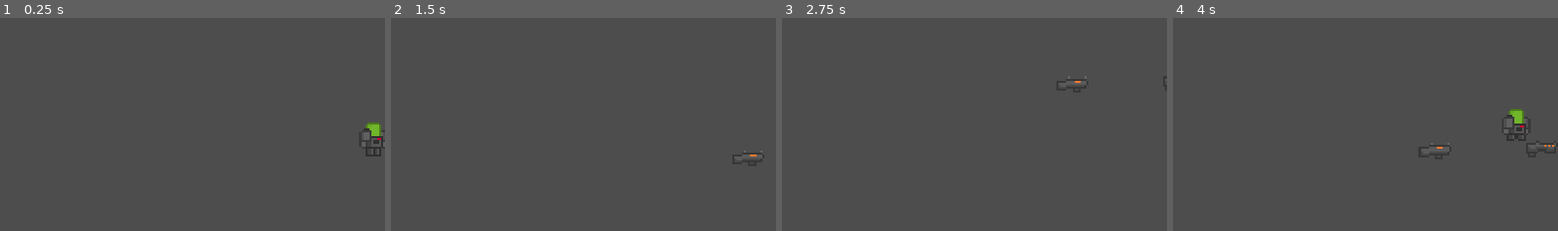
Above: before the commit, frames 1-4 (left to right).
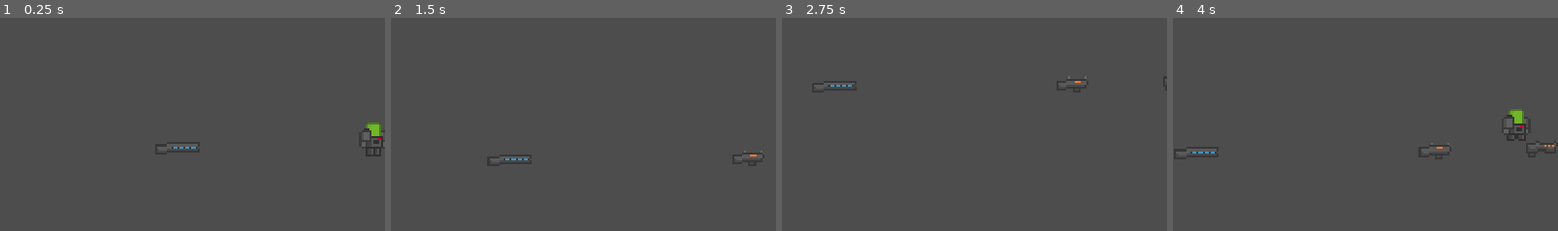
Above: after the commit, the same moments.

Repository: FlexTechDev/TheTitanProject
Game: Godot game, scene res://scenes/testing/playground.tscn
The game is run twice, just before and just after one commit, with the same random seed, the same clock (stepped at 60 frames per second) and the same inputs.
Inputs (mouse positions are % of the whole screen's width and height, from its top left):
- Up to frame 1 (0.25 s): no input
- Up to frame 2 (1.5 s): tap Enter at 0.5 s; move the mouse to (72, 46) at 0.52 s; press the mouse at (72, 46) at 0.53 s; hold D (right) 0.53-1.28 s; tap Space (jump) at 0.77 s; move the mouse to (30, 56) at 1.27 s; release the mouse at (30, 56) at 1.28 s; hold S (down) from 1.28 s (still down); tap Q (drop) at 1.35 s
- Up to frame 3 (2.75 s): tap Space (jump) at 1.52 s; click (30, 56) at 1.55 s; move the mouse to (60, 29) at 2.02 s; release S (down) at 2.03 s; hold D (right) from 2.03 s (still down); hold E (interact) from 2.03 s (still down); click (60, 29) at 2.3 s
- Up to frame 4 (4 s): move the mouse to (45, 72) at 2.77 s; release D (right) at 2.78 s; release E (interact) at 2.78 s; hold W (up) 2.78-3.53 s; click (45, 72) at 2.85 s; tap Space (jump) at 3.02, 3.77 s; move the mouse to (81, 66) at 3.52 s; press the mouse at (81, 66) at 3.53 s; hold A (left) from 3.53 s (still down)
The pictures show only the part of the screen within x 2-52%, y 21-71%; the shares and areas given below are measured in that part.

The runs differ from the first frame. In frame 1, less than 0.1% of the frame differs, in the area x 45-51%, y 60-62%; in frame 2, less than 0.1%; in frame 3, less than 0.1%; in frame 4, less than 0.1%.

Commit message:
railgun init

Diff:
--- /dev/null
+++ b/assets/vfx/particles/muzzle_flashes/blue_muzzle_flash.tscn
@@ -0,0 +1,50 @@
+[gd_scene load_steps=9 format=3 uid="uid://7o534ocnk2ct"]
+
+[ext_resource type="Script" path="res://scripts/misc/particles_destroy.gd" id="1_73qi8"]
+
+[sub_resource type="Gradient" id="Gradient_dkfgk"]
+offsets = PackedFloat32Array(0, 0.522761, 1)
+colors = PackedColorArray(0, 0.588235, 0.921569, 1, 1.92523e-07, 0.587251, 0.922342, 1, 1, 1, 1, 1)
+
+[sub_resource type="GradientTexture1D" id="GradientTexture1D_ainaj"]
+gradient = SubResource("Gradient_dkfgk")
+
+[sub_resource type="Curve" id="Curve_qnbyu"]
+min_value = -200.0
+max_value = 200.0
+_data = [Vector2(0, 200), 0.0, 0.0, 0, 0, Vector2(0.991573, -200), 0.0, 0.0, 0, 0]
+point_count = 2
+
+[sub_resource type="CurveTexture" id="CurveTexture_3q2qc"]
+curve = SubResource("Curve_qnbyu")
+
+[sub_resource type="Curve" id="Curve_8ggpm"]
+_data = [Vector2(0, 1), 0.0, 0.0, 0, 0, Vector2(0.502809, 1), 0.0, 0.0, 0, 0, Vector2(1, 0), 0.0, 0.0, 0, 0]
+point_count = 3
+
+[sub_resource type="CurveTexture" id="CurveTexture_i8y6u"]
+curve = SubResource("Curve_8ggpm")
+
+[sub_resource type="ParticleProcessMaterial" id="ParticleProcessMaterial_5jmkv"]
+particle_flag_disable_z = true
+spread = 35.0
+gravity = Vector3(0, 0, 0)
+initial_velocity_min = 70.0
+initial_velocity_max = 80.0
+orbit_velocity_min = 0.0
+orbit_velocity_max = 0.0
+linear_accel_curve = SubResource("CurveTexture_3q2qc")
+scale_curve = SubResource("CurveTexture_i8y6u")
+color_ramp = SubResource("GradientTexture1D_ainaj")
+turbulence_enabled = true
+turbulence_noise_strength = 0.2
+turbulence_noise_scale = 1.0
+
+[node name="AA12_muzzle_flash" type="GPUParticles2D"]
+emitting = false
+amount = 25
+process_material = SubResource("ParticleProcessMaterial_5jmkv")
+lifetime = 0.15
+one_shot = true
+explosiveness = 1.0
+script = ExtResource("1_73qi8")
--- a/scenes/testing/playground.tscn
+++ b/scenes/testing/playground.tscn
@@ -1,10 +1,11 @@
-[gd_scene load_steps=6 format=3 uid="uid://msij3nha7mdy"]
+[gd_scene load_steps=7 format=3 uid="uid://msij3nha7mdy"]
 
 [ext_resource type="PackedScene" uid="uid://ccf4pxcrfwi4q" path="res://scenes/player/player.tscn" id="1_yl2nx"]
 [ext_resource type="PackedScene" uid="uid://dv77u831emsml" path="res://scenes/weapons/rifles/AA12AssaultRifle.tscn" id="2_26055"]
 [ext_resource type="Environment" uid="uid://juwlww48vluh" path="res://assets/vfx/playground_environment.tres" id="3_85k8e"]
 [ext_resource type="PackedScene" uid="uid://c7bn6l80vmnm4" path="res://scenes/weapons/rifles/BB32BattleRifle.tscn" id="4_s2wxu"]
 [ext_resource type="PackedScene" uid="uid://dvwck2m2ehivn" path="res://scenes/weapons/shotguns/BP2Shotgun.tscn" id="5_pc1ff"]
+[ext_resource type="PackedScene" uid="uid://h4abswr1cu40" path="res://scenes/weapons/rifles/R5Railgun.tscn" id="6_r0mi8"]
 
 [node name="playground" type="Node2D"]
 
@@ -22,3 +23,6 @@
 
 [node name="BP2Shotgun" parent="." instance=ExtResource("5_pc1ff")]
 position = Vector2(432, 110)
+
+[node name="AA12AssaultRifle2" parent="." instance=ExtResource("6_r0mi8")]
+position = Vector2(165, 114)
--- a/scenes/weapons/rifles/AA12AssaultRifle.tscn
+++ b/scenes/weapons/rifles/AA12AssaultRifle.tscn
@@ -1,13 +1,13 @@
 [gd_scene load_steps=8 format=3 uid="uid://dv77u831emsml"]
 
 [ext_resource type="Script" path="res://scripts/weapon_controller.gd" id="1_vnqo3"]
+[ext_resource type="Script" path="res://scripts/resources/BB32_weapon_function.gd" id="2_lggi2"]
 [ext_resource type="Texture2D" uid="uid://badayp38pnug0" path="res://assets/weapons/AA_12/AA_12AssaultRifle.png" id="2_onpxc"]
-[ext_resource type="Script" path="res://scripts/resources/AA12_weapon_function.gd" id="2_shu2p"]
 [ext_resource type="PackedScene" uid="uid://dmqa4phqnks8v" path="res://scenes/weapons/bullets/standard_bullet.tscn" id="2_yowvi"]
 [ext_resource type="PackedScene" uid="uid://cgpr7wbqcy8uy" path="res://assets/vfx/particles/muzzle_flashes/orange_muzzle_flash.tscn" id="3_y5jrn"]
 
-[sub_resource type="Resource" id="Resource_xkbg2"]
-script = ExtResource("2_shu2p")
+[sub_resource type="Resource" id="Resource_h0eab"]
+script = ExtResource("2_lggi2")
 bullet = ExtResource("2_yowvi")
 muzzle_flash = ExtResource("3_y5jrn")
 
--- /dev/null
+++ b/scenes/weapons/rifles/R5Railgun.tscn
@@ -0,0 +1,45 @@
+[gd_scene load_steps=7 format=3 uid="uid://h4abswr1cu40"]
+
+[ext_resource type="Script" path="res://scripts/weapon_controller.gd" id="1_wwfm6"]
+[ext_resource type="Script" path="res://scripts/resources/R5_weapon_function.gd" id="2_jo5kr"]
+[ext_resource type="PackedScene" uid="uid://7o534ocnk2ct" path="res://assets/vfx/particles/muzzle_flashes/blue_muzzle_flash.tscn" id="2_xk1xd"]
+[ext_resource type="Texture2D" uid="uid://drbuac3gh5a0v" path="res://assets/weapons/R5/R5Railgun.png" id="4_qmyle"]
+
+[sub_resource type="Resource" id="Resource_ybumr"]
+script = ExtResource("2_jo5kr")
+muzzle_flash = ExtResource("2_xk1xd")
+
+[sub_resource type="RectangleShape2D" id="RectangleShape2D_xbb1h"]
+size = Vector2(22, 6)
+
+[node name="AA12AssaultRifle" type="Area2D" node_paths=PackedStringArray("chamber_location", "barrel_location", "right_hand_position", "left_hand_position")]
+script = ExtResource("1_wwfm6")
+weapon_function = SubResource("Resource_ybumr")
+chamber_location = NodePath("Chamber")
+barrel_location = NodePath("Barrel")
+right_hand_position = NodePath("RightHandPosition")
+left_hand_position = NodePath("LeftHandPosition")
+
+[node name="CollisionShape2D" type="CollisionShape2D" parent="."]
+position = Vector2(3, 0)
+shape = SubResource("RectangleShape2D_xbb1h")
+
+[node name="Sprite2D" type="Sprite2D" parent="."]
+texture_filter = 1
+texture = ExtResource("4_qmyle")
+
+[node name="Barrel" type="Node2D" parent="."]
+position = Vector2(14, 0)
+
+[node name="Chamber" type="Node2D" parent="."]
+position = Vector2(1, 0)
+
+[node name="RightHandPosition" type="Node2D" parent="."]
+position = Vector2(10, 2)
+
+[node name="LeftHandPosition" type="Node2D" parent="."]
+position = Vector2(-2, 2)
+
+[node name="RayCast2D" type="RayCast2D" parent="."]
+position = Vector2(14, 0)
+target_position = Vector2(400, 0)
--- /dev/null
+++ b/scripts/resources/R5_weapon_function.gd
@@ -0,0 +1,52 @@
+extends WeaponFunction
+
+class_name R5WeaponFunction;
+
+var mag_ammo: int = 1;
+var current_ammo: int = mag_ammo;
+var charging: bool = false;
+var charge_time: float = 1.5;
+
+var weapon_controller: WeaponController;
+
+@export var muzzle_flash: PackedScene;
+
+func _start_shoot(weapon_controller: WeaponController) -> void:
+	super._start_shoot(weapon_controller);
+
+	self.weapon_controller = weapon_controller;
+
+	charging = true;
+
+	await weapon_controller.get_tree().create_timer(charge_time).timeout;
+
+	fire();
+
+func _stop_shoot(weapon_controller: WeaponController) -> void:
+	super._stop_shoot(weapon_controller);
+
+	charging = false;
+
+	self.weapon_controller = weapon_controller;
+
+func _reload(weapon_controller: WeaponController) -> void:
+	super._reload(weapon_controller);
+
+	self.weapon_controller = weapon_controller;
+
+	current_ammo = mag_ammo;
+
+func _manual_process(delta: float) -> void:
+	super._manual_process(delta);
+
+func fire() -> void:
+	if(!charging):
+		return;
+
+	var muzzle_flash_instance: GPUParticles2D = muzzle_flash.instantiate();
+	weapon_controller.get_tree().current_scene.add_child(muzzle_flash_instance);
+
+	muzzle_flash_instance.global_position = weapon_controller.barrel_location.global_position;
+	muzzle_flash_instance.global_rotation = weapon_controller.barrel_location.global_rotation;
+
+	muzzle_flash_instance.emitting = true;
Binary file added: assets/weapons/R5/R5Railgun.ase
Binary file added: assets/weapons/R5/R5Railgun.png
Not shown, added: assets/weapons/R5/R5Railgun.png.import
Not shown: 1 places in scenes/weapons/rifles/AA12AssaultRifle.tscn that only renumber resources
